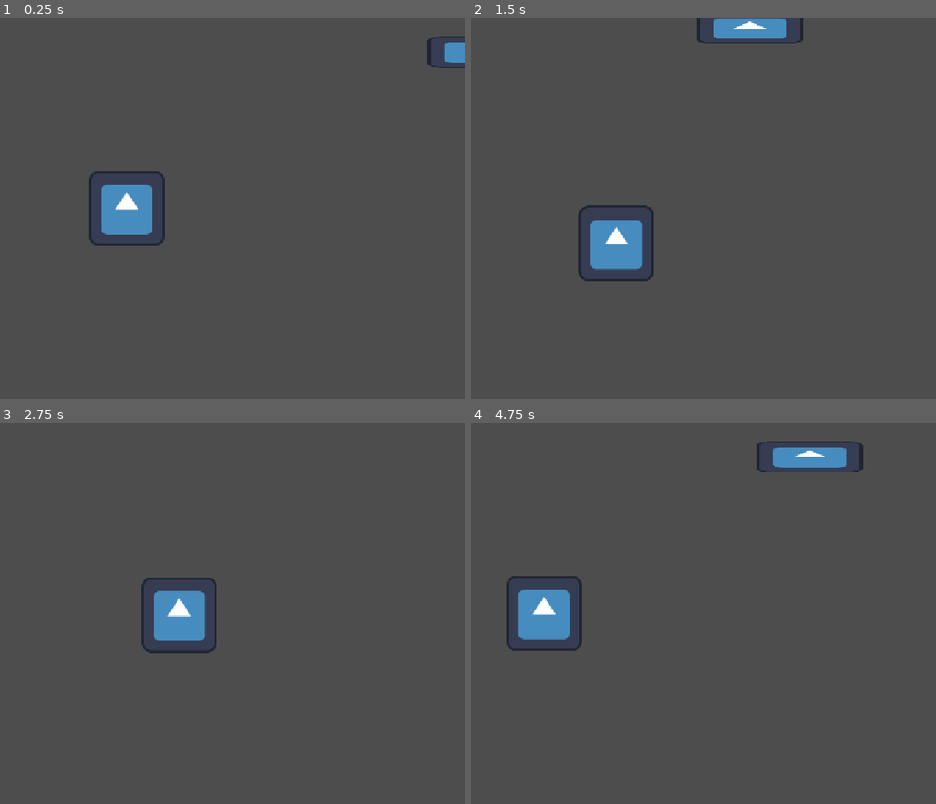
Above: before the commit, frames 1-4 (two rows, left to right).
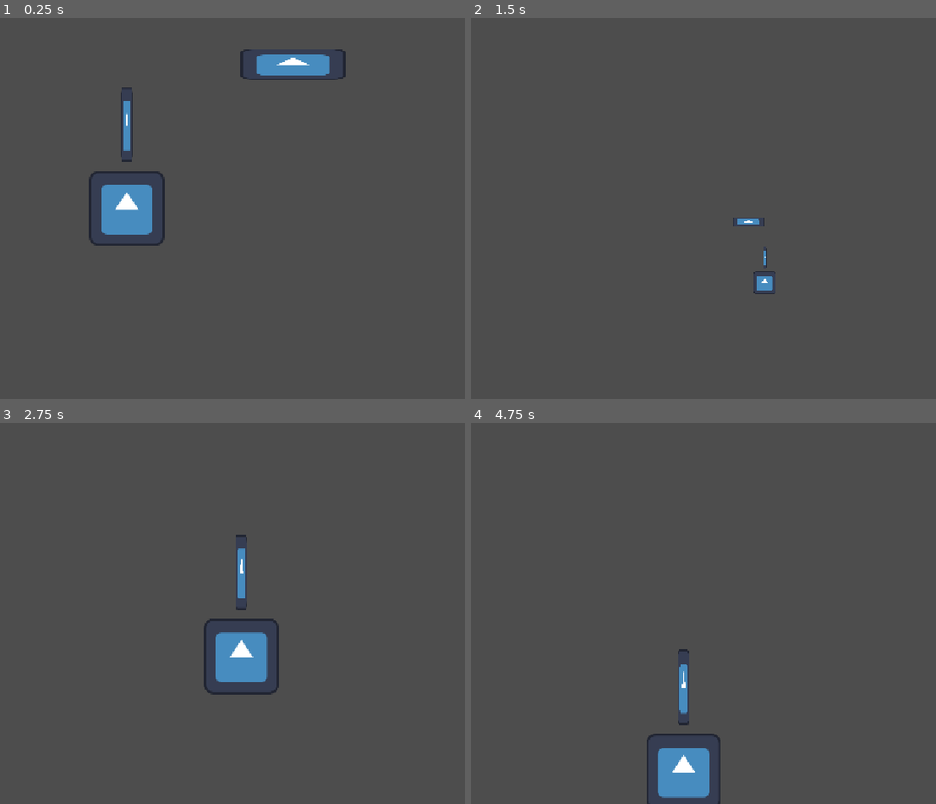
Above: after the commit, the same moments.

Repository: LordDerp/web
Game: Godot game, scene res://scenes/main.tscn
Same seed, same stepped clock (60 frames per second), same inputs: the game is played once before the commit and once after it. The engine's default icon, where the game draws it, is replaced by a stand-in: a white triangle on a blue panel in a dark square.
Inputs:
- Up to frame 1 (0.25 s): no input
- Up to frame 2 (1.5 s): tap Enter at 0.5 s; hold D (right) 0.53-1.28 s; tap E (a, bound only after the commit) at 0.6 s; tap Q (b, bound only after the commit) at 0.8, 1.35 s; hold S (down) from 1.28 s (still down)
- Up to frame 3 (2.75 s): tap R (x, bound only after the commit) at 1.55, 2.1 s; release S (down) at 2.03 s; hold D (right) from 2.03 s (still down); tap E (a, bound only after the commit) at 2.3 s
- Up to frame 4 (4.75 s): release D (right) at 2.78 s; hold W (up) 2.78-3.53 s; tap E (a, bound only after the commit) at 2.85, 4.55 s; tap Q (b, bound only after the commit) at 3.05, 3.6 s; hold A (left) from 3.53 s (still down); tap R (x, bound only after the commit) at 3.8, 4.35 s

The runs differ from the first frame. In frame 1, 1.6% of the frame differs, in the area x 26-100%, y 4-38%; in frame 2, 3.1%; in frame 3, 4.0%; in frame 4, 4.9%, in the area x 7-85%, y 4-100%.
Error after the commit: Cannot call method 'get_as_text' on a null value. (res://scripts/movement.gd:18)

Commit message:
save system and swords

Diff:
--- a/project.godot
+++ b/project.godot
@@ -60,6 +60,44 @@
 , Object(InputEventKey,"resource_local_to_scene":false,"resource_name":"","device":-1,"window_id":0,"alt_pressed":false …(186 unchanged characters)…
 ]
 }
+a={
+"deadzone": 0.2,
+"events": [Object(InputEventKey,"resource_local_to_scene":false,"resource_name":"","device":-1,"window_id":0,"alt_pressed":false,"shift_pressed":false,"ctrl_pressed":false,"meta_pressed":false,"pressed":false,"keycode":0,"physical_keycode":69,"key_label":0,"unicode":101,"location":0,"echo":false,"script":null)
+, Object(InputEventJoypadButton,"resource_local_to_scene":false,"resource_name":"","device":-1,"button_index":0,"pressure":0.0,"pressed":false,"script":null)
+]
+}
+weapon_left={
+"deadzone": 0.2,
+"events": [Object(InputEventJoypadMotion,"resource_local_to_scene":false,"resource_name":"","device":-1,"axis":2,"axis_value":-1.0,"script":null)
+]
+}
+weapon_right={
+"deadzone": 0.2,
+"events": [Object(InputEventJoypadMotion,"resource_local_to_scene":false,"resource_name":"","device":-1,"axis":2,"axis_value":1.0,"script":null)
+]
+}
+weapon_up={
+"deadzone": 0.2,
+"events": [Object(InputEventJoypadMotion,"resource_local_to_scene":false,"resource_name":"","device":-1,"axis":3,"axis_value":-1.0,"script":null)
+]
+}
+weapon_down={
+"deadzone": 0.2,
+"events": [Object(InputEventJoypadMotion,"resource_local_to_scene":false,"resource_name":"","device":-1,"axis":3,"axis_value":1.0,"script":null)
+]
+}
+b={
+"deadzone": 0.2,
+"events": [Object(InputEventKey,"resource_local_to_scene":false,"resource_name":"","device":-1,"window_id":0,"alt_pressed":false,"shift_pressed":false,"ctrl_pressed":false,"meta_pressed":false,"pressed":false,"keycode":0,"physical_keycode":81,"key_label":0,"unicode":113,"location":0,"echo":false,"script":null)
+, Object(InputEventJoypadButton,"resource_local_to_scene":false,"resource_name":"","device":-1,"button_index":1,"pressure":0.0,"pressed":true,"script":null)
+]
+}
+x={
+"deadzone": 0.2,
+"events": [Object(InputEventJoypadButton,"resource_local_to_scene":false,"resource_name":"","device":-1,"button_index":2,"pressure":0.0,"pressed":true,"script":null)
+, Object(InputEventKey,"resource_local_to_scene":false,"resource_name":"","device":-1,"window_id":0,"alt_pressed":false,"shift_pressed":false,"ctrl_pressed":false,"meta_pressed":false,"pressed":false,"keycode":0,"physical_keycode":82,"key_label":0,"unicode":114,"location":0,"echo":false,"script":null)
+]
+}
 
 [physics]
 
--- a/scenes/main.tscn
+++ b/scenes/main.tscn
@@ -7,9 +7,9 @@
 
 [node name="Player" parent="." unique_id=1993893411 instance=ExtResource("1_0wfyh")]
 z_index = 1
-position = Vector2(401, 346)
+position = Vector2(578, 325)
 
 [node name="Goober" type="Sprite2D" parent="." unique_id=1558085021]
-position = Vector2(1003.5, 80)
+position = Vector2(861, 80)
 scale = Vector2(1.4140625, 0.40625)
 texture = ExtResource("2_0wfyh")
--- a/scenes/player.tscn
+++ b/scenes/player.tscn
@@ -12,3 +12,8 @@
 [node name="Camera" type="Camera2D" parent="." unique_id=1488243360]
 limit_enabled = false
 position_smoothing_enabled = true
+
+[node name="Sword" type="Sprite2D" parent="." unique_id=2053065346]
+scale = Vector2(0.15, 1)
+texture = ExtResource("1_onrkg")
+offset = Vector2(0, -143)
--- a/scripts/movement.gd
+++ b/scripts/movement.gd
@@ -1,8 +1,38 @@
 extends Node2D
 
 var direction := Vector2.ZERO
+var weapon_direction : float
+@export var speed := 500
 
-# Called every frame. 'delta' is the elapsed time since the previous frame.
 func _process(delta):
 	direction = Input.get_vector("left","right","up","down")
-	position += direction * delta * 500
+	position += direction * delta * speed
+
+	if Input.get_vector("weapon_left","weapon_right","weapon_up","weapon_down") != Vector2.ZERO:
+		weapon_direction = Input.get_vector("weapon_left","weapon_right","weapon_up","weapon_down").angle() + PI/2
+	var diff = fmod(weapon_direction - $Sword.rotation,2*PI)
+	if diff > PI : diff -= 2*PI
+	$Sword.rotation += diff * 0.1
+
+	if Input.is_action_just_pressed("b"):
+		var file:Dictionary = JSON.parse_string(FileAccess.open("user://saves/save1.json", FileAccess.READ).get_as_text())
+		position = Vector2(file["pos"]["x"],file["pos"]["y"])
+	if Input.is_action_just_pressed("x"):
+		DirAccess.make_dir_recursive_absolute("user://saves")
+		var data := {}
+		data["pos"] = {"x": position.x,"y": position.y}
+		var file := FileAccess.open("user://saves/save1.json", FileAccess.WRITE)
+		file.store_string(JSON.stringify(data, "\t"))
+		file.close()
+
+
+	if Input.is_action_just_pressed("a"):
+		if $Camera.top_level == false:
+			$Camera.top_level = true
+		else:
+			$Camera.top_level = false
+
+	if $Camera.top_level == true:
+		$Camera.zoom = Vector2(0.3,0.3)
+	else:
+		$Camera.zoom = Vector2.ONE
Not shown, changed: index.html
Not shown, changed: index.pck
